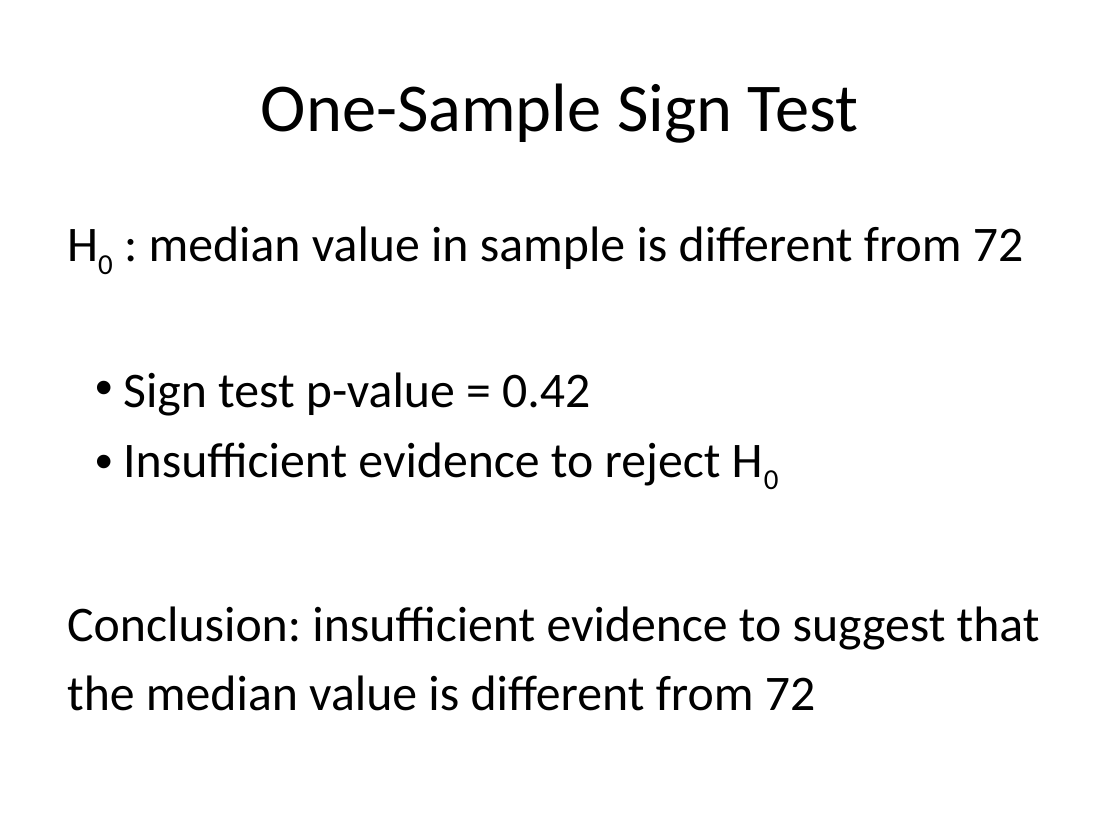
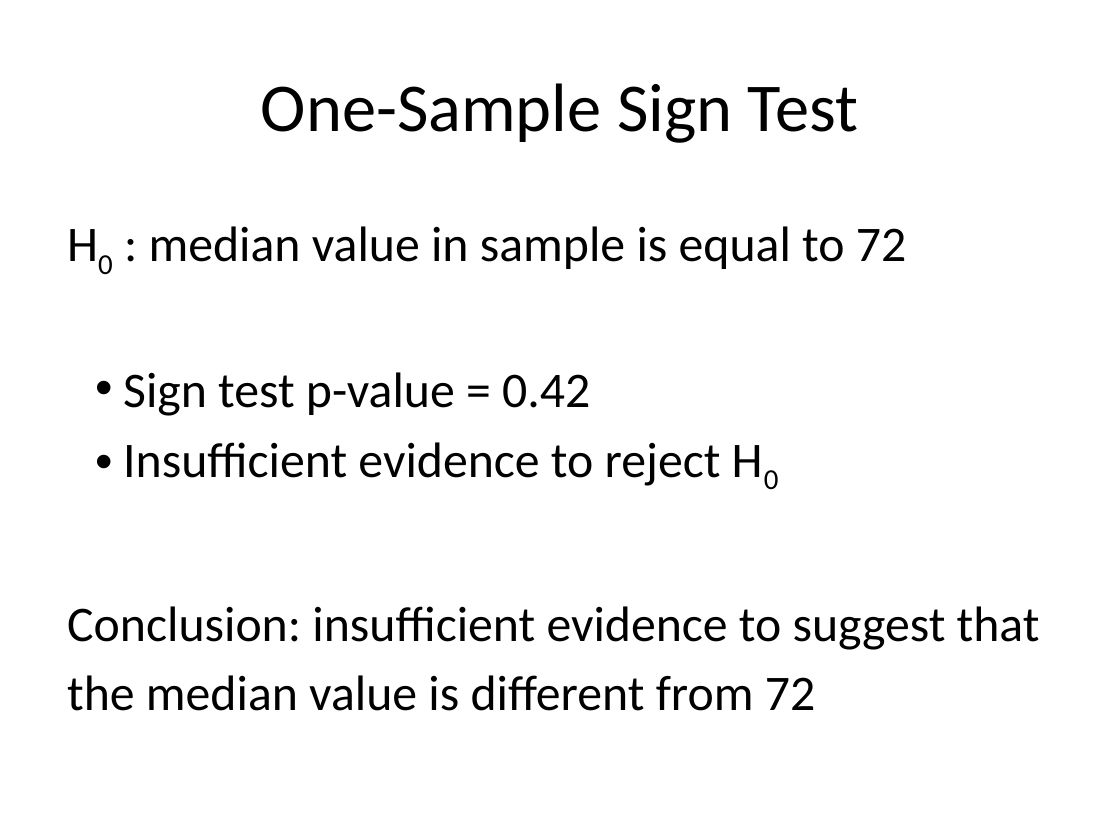
Before and after one commit to bioinformatics-core-shared-training/IntroductionToStats, a slide deck: slide 74 of StatsIntroShiny_Oct2016.pptx. Drawn at 1120x840 pixels with LibreOffice and Linux fonts; fonts in the diff are those of the drawing. Boxes give left, top, right and bottom in pixels: in the first picture for what was removed or moved away, otherwise in the second. Text is boxed around its words. In the diff, an @@ line names an element or a change of style, - is before the commit and + after.

```diff
--- a/StatsIntroShiny_Oct2016.pptx
+++ b/StatsIntroShiny_Oct2016.pptx
@@ text at bbox=[149, 226, 906, 269]: text changed @@
-H0 : median value in sample is different from 72
+H0 : median value in sample is equal to 72
```
Also in this commit, not shown: 6 other slides changed.
